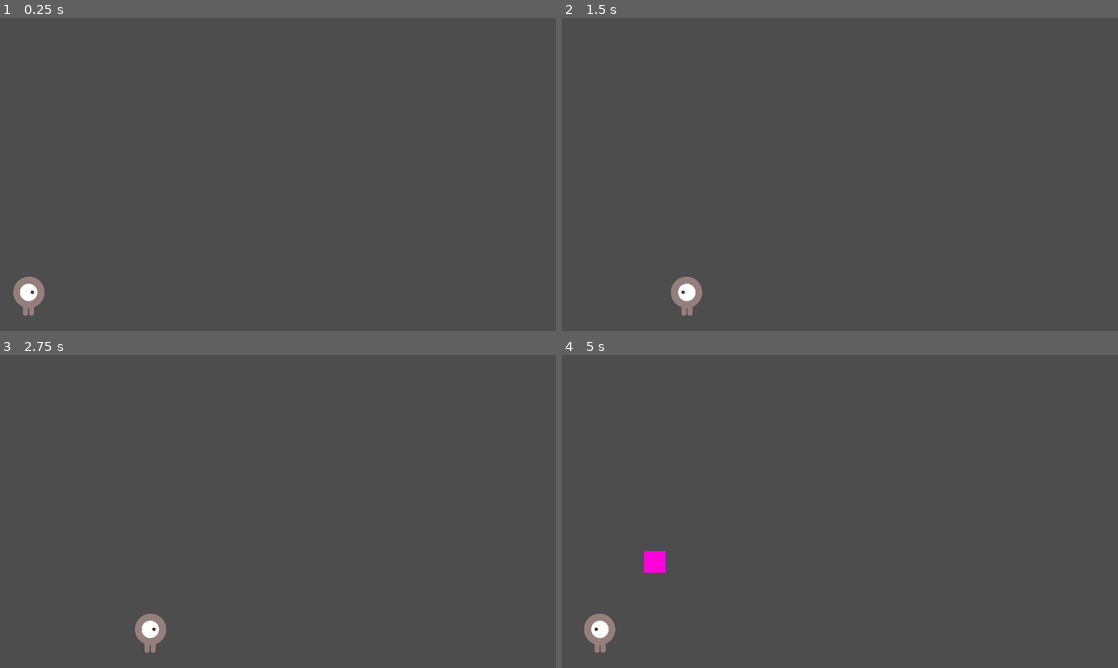
Above: before the commit, frames 1-4 (two rows, left to right).
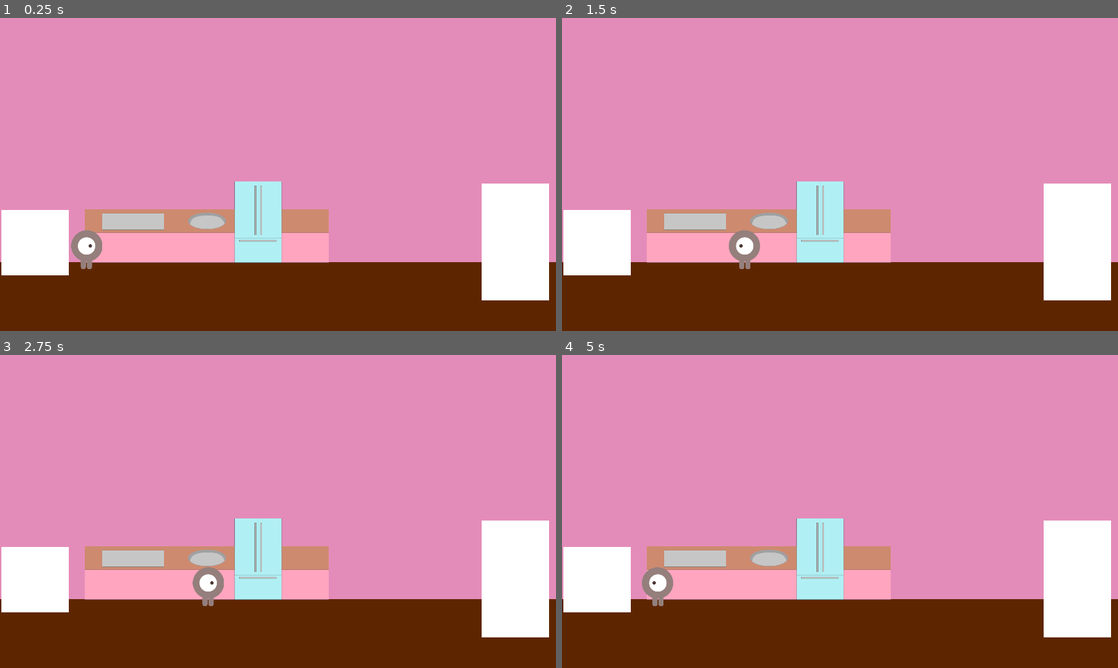
Above: after the commit, the same moments.

Repository: anj0la/BakingFrenzy
Game: Godot game, scene res://scenes/Game.tscn
Two runs of this game, one before a commit and one after it. Both use one fixed random seed, a clock stepped at 60 frames per second and the inputs below. The project has no main scene, so this scene is started directly.
Inputs:
- Up to frame 1 (0.25 s): no input
- Up to frame 2 (1.5 s): tap Enter at 0.5 s; hold Right (move_right) 0.53-1.28 s; hold Left (move_left) from 1.28 s (still down)
- Up to frame 3 (2.75 s): release Left (move_left) at 2.03 s; hold Right (move_right) from 2.03 s (still down)
- Up to frame 4 (5 s): release Right (move_right) at 3.53 s; hold Left (move_left) from 3.53 s (still down)

The runs differ from the first frame. In frame 1, 100% of the frame differs, in the area x 0-100%, y 0-100%; in frame 2, 100%; in frame 3, 100%; in frame 4, 100%.

Commit message:
Added camera movement and more basic assets for the game.

Diff:
--- a/scenes/Game.tscn
+++ b/scenes/Game.tscn
@@ -1,8 +1,9 @@
-[gd_scene load_steps=5 format=3 uid="uid://ohh7bftd3kvo"]
+[gd_scene load_steps=6 format=3 uid="uid://ohh7bftd3kvo"]
 
 [ext_resource type="Script" path="res://scripts/Game.gd" id="1_6itma"]
 [ext_resource type="PackedScene" uid="uid://6gofu3xm83fx" path="res://scenes/Ingredient.tscn" id="2_8ut5c"]
 [ext_resource type="PackedScene" uid="uid://du048arfkmk7" path="res://scenes/Player.tscn" id="3_5vw5y"]
+[ext_resource type="Texture2D" uid="uid://csxyf3rc8emw1" path="res://art/kitchen_prototype.png" id="5_heqwl"]
 
 [sub_resource type="Curve2D" id="Curve2D_gi6cn"]
 _data = {
@@ -14,10 +15,42 @@
 script = ExtResource("1_6itma")
 ingredient_scene = ExtResource("2_8ut5c")
 
+[node name="WallPlaceholder" type="ColorRect" parent="."]
+offset_right = 2454.0
+offset_bottom = 1080.0
+color = Color(0.89223, 0.550515, 0.725863, 1)
+
+[node name="FloorPlaceholder" type="ColorRect" parent="."]
+offset_top = 843.0
+offset_right = 2454.0
+offset_bottom = 1080.0
+color = Color(0.369368, 0.148619, 0, 1)
+
+[node name="OvenPlaceholder" type="ColorRect" parent="."]
+offset_left = 4.0
+offset_top = 663.0
+offset_right = 238.0
+offset_bottom = 887.0
+
+[node name="SaleCounterPlaceholder" type="ColorRect" parent="."]
+offset_left = 1663.0
+offset_top = 572.0
+offset_right = 1897.0
+offset_bottom = 975.0
+
+[node name="KitchenCounter" type="Sprite2D" parent="."]
+position = Vector2(714, 704)
+texture = ExtResource("5_heqwl")
+
 [node name="Player" parent="." instance=ExtResource("3_5vw5y")]
 
+[node name="FollowPlayer" type="Camera2D" parent="Player"]
+limit_left = 0
+limit_top = 0
+limit_bottom = 1080
+
 [node name="StartPosition" type="Marker2D" parent="."]
-position = Vector2(100, 960)
+position = Vector2(300, 800)
 
 [node name="IngredientTimer" type="Timer" parent="."]
 wait_time = 2.0
--- a/scripts/Game.gd
+++ b/scripts/Game.gd
@@ -31,4 +31,5 @@
 
 func _on_player_hit(body: Node2D) -> void:
 	# Remove the collided ingredient from the scene.
-	body.queue_free()
+	if body.name == "Ingredient":
+		body.queue_free()
Binary file added: art/kitchen_prototype.png
Not shown, added: art/kitchen_prototype.png.import
